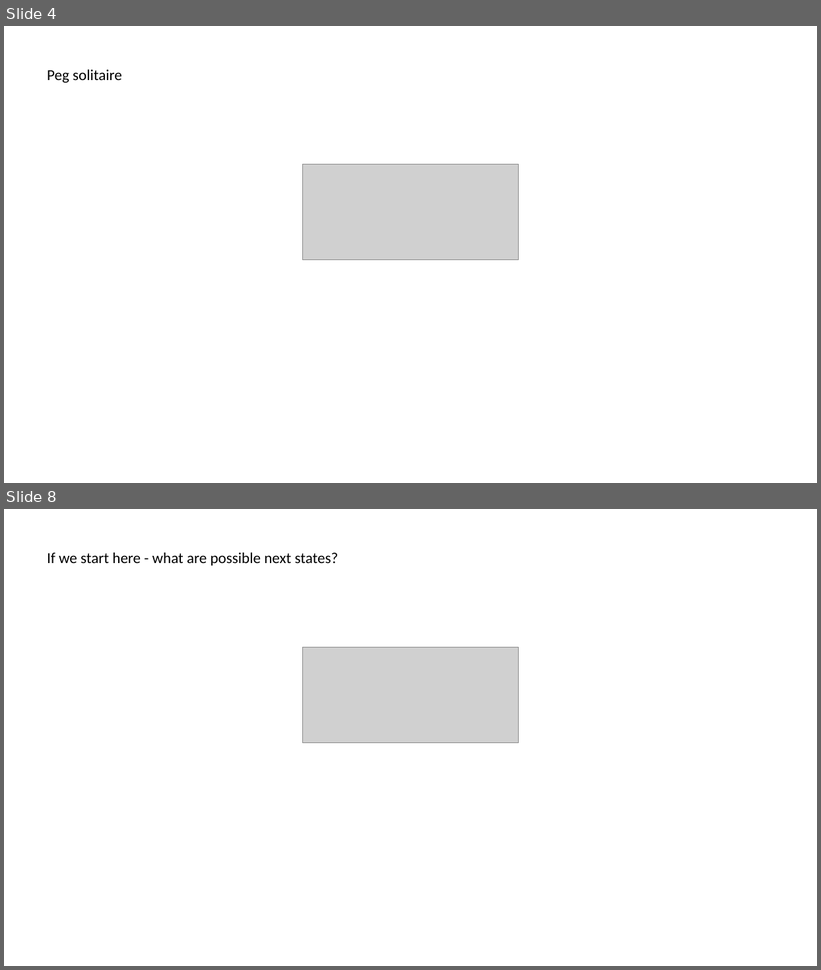
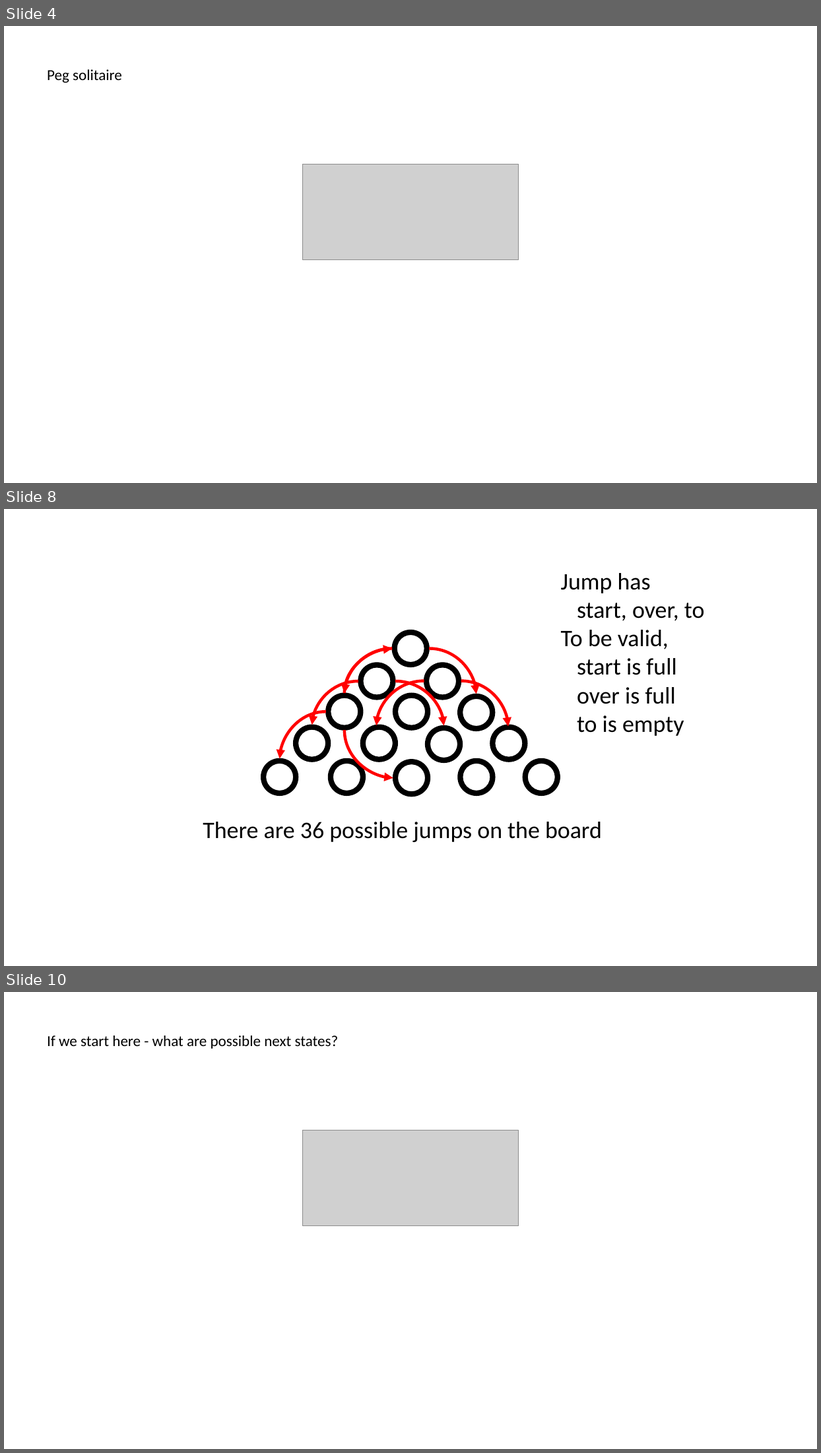
Before and after one commit to GregorKiczales/spd-materials, a slide deck: instructor/l17/l17-pad.pptx. Shown one above the other, each under a label of ours: slides 4 and 8 before the commit, slides 4, 8 and 10 after it; the slides between them are not shown. The pictures are 821x970 and 821x1453 pixels, drawn with LibreOffice and Linux fonts; fonts in the diff are those of the drawing; grey boxes stand for pictures. Boxes give left, top, right and bottom in pixels: in the first picture for what was removed or moved away, otherwise in the second. Text is boxed around its words. In the diff, an @@ line names an element or a change of style, - is before the commit and + after.

```diff
--- a/instructor/l17/l17-pad.pptx
+++ b/instructor/l17/l17-pad.pptx
@@ slide 8 added at (x1=4, y1=509, x2=817, y2=966), background #FFFFFF @@
@@ text added at (x1=561, y1=573, x2=705, y2=736), 28 pt, text #000000 @@
+Jump has
+start, over, to
+To be valid,
+start is full
+over is full
+to is empty
@@ curved arrow added from (345, 693) to (393, 649), #FF0000 3.5 pt @@
@@ curved arrow added from (393, 649) to (345, 693), #FF0000 3.5 pt @@
@@ curved arrow added from (429, 649) to (477, 694), #FF0000 3.5 pt @@
@@ curved arrow added from (358, 681) to (312, 725), #FF0000 3.5 pt @@
@@ curved arrow added from (424, 681) to (377, 725), #FF0000 3.5 pt @@
@@ curved arrow added from (395, 681) to (444, 725), #FF0000 3.5 pt @@
@@ curved arrow added from (461, 681) to (508, 727), #FF0000 3.5 pt @@
@@ curved arrow added from (326, 712) to (280, 759), #FF0000 3.5 pt @@
@@ curved arrow added from (345, 730) to (393, 778), #FF0000 3.5 pt @@
@@ group added at (x1=261, y1=630, x2=560, y2=797): 15 donuts @@
@@ text added at (x1=203, y1=822, x2=602, y2=842), 28 pt, text #000000 @@
+There are 36 possible jumps on the board
@@ what was slide 8 is now slide 10 @@
```
Also in this commit, not shown: 4 slides changed, 1 other slide added, 15 other files.
